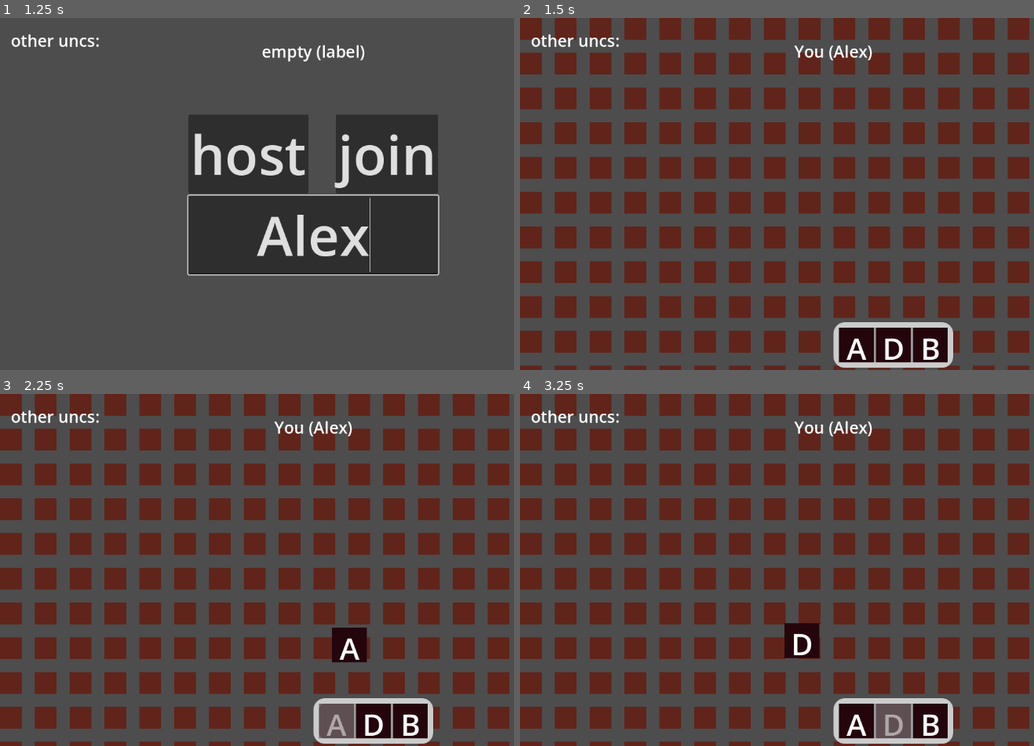
Above: before the commit, frames 1-4 (two rows, left to right).
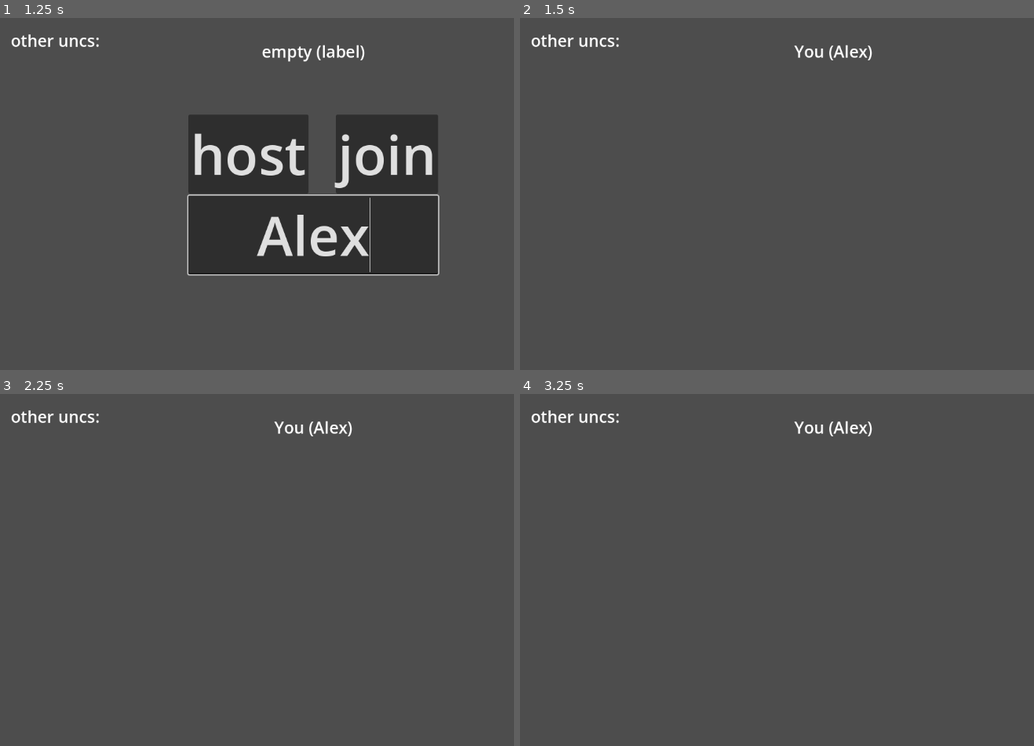
Above: after the commit, the same moments.

Repository: generallyy/bananagrams
Game: Godot game, scene res://scenes/Main.tscn
Two runs of this game, one before a commit and one after it. Both use one fixed random seed, a clock stepped at 60 frames per second and the inputs below.
Inputs (mouse positions are in pixels of both pictures, inside the frame that each line leads up to):
- Up to frame 1 (1.25 s): click (313, 236) at 0.52 s; type "Alex" at 0.6 s
- Up to frame 2 (1.5 s): click "host" at 1.25 s
- Up to frame 3 (2.25 s): tap Enter at 2 s; drag from (334, 721) to (375, 492) at 2.02 s
- Up to frame 4 (3.25 s): drag from (895, 721) to (802, 640) at 2.77 s

Frame 1 is identical in both runs. In frame 2, 42% of the frame differs, in the area x 0-100%, y 0-100%; in frame 3, 42%; in frame 4, 42%.

Commit message:
we still have problems but whatever
major refactoring is coming

Diff:
--- a/scenes/Cell.tscn
+++ b/scenes/Cell.tscn
@@ -8,6 +8,7 @@
 script = ExtResource("1_br3w8")
 
 [node name="ColorRect" type="ColorRect" parent="."]
+layout_mode = 0
 offset_right = 40.0
 offset_bottom = 40.0
 color = Color(0.377688, 0.1415, 0.10286, 1)
--- a/scripts/Cell.gd
+++ b/scripts/Cell.gd
@@ -5,7 +5,7 @@
 func _can_drop_data(_pos, data):
 	return data.has("letter")
 
-func _drop_data(pos, data):
+func _drop_data(_pos, data):
 	var cell_pos = Vector2i(position / board.cell_size)
 	var tile = data["source"]
 	tile.get_parent().remove_child(tile)
--- a/scripts/Main.gd
+++ b/scripts/Main.gd
@@ -1,3 +1,4 @@
+# Main
 extends Control
 
 var peer = ENetMultiplayerPeer.new()
@@ -32,17 +33,18 @@
 # things that both host and client must do.
 func on_join_setup():
 	start_menu.visible = false
-	multiplayer.peer_connected.connect(_add_player)
-	multiplayer.peer_disconnected.connect(_on_player_disconnected)
+	if not multiplayer.peer_connected.is_connected(_add_player):
+		multiplayer.peer_connected.connect(_add_player)
+	if not multiplayer.peer_disconnected.is_connected(_on_player_disconnected):
+		multiplayer.peer_disconnected.connect(_on_player_disconnected)
+
+	var my_id = peer.get_unique_id()
+	_add_player(my_id)  # So your own board appears!
 
 	multiplayer.multiplayer_peer = peer
 
 	var player_name = name_field.text.strip_edges()
 	send_name_to_host(player_name)
-
-	var my_id = multiplayer.get_unique_id()
-	_add_player(my_id)  # So your own board appears!
-
 
 
 func update_player_ui():
@@ -71,22 +73,40 @@
 	return player_names.get(a, "").to_lower() < player_names.get(b, "").to_lower()
 
 func _add_player(id = 1):
+	print("----------------- ADDING PLAYER ------------------")
+	if has_node(str(id)):
+		print("Player %d already added; skipping" % id)
+		return
+	print("++ Adding Player %d (mine? %s)" % [id, id == multiplayer.get_unique_id()])
+
+
 	var player = player_scene.instantiate()
 	player.name = str(id)
-	call_deferred("add_child", player)
+	if id == multiplayer.get_unique_id():
+		player.set_multiplayer_authority(id)  # ✅ before add_child
+	call_deferred("_finalize_add_player", player, id)
 
 	# If I'm the host and this is not me, send all existing names to the new guy
+	#bug fix#
+	# this is so that the player only creates the board for himself.
+	#if multiplayer.is_server() and id != multiplayer.get_unique_id():
+		#for other_id in player_names.keys():
+			#if other_id != id:
+				#broadcast_name_to_all.rpc_id(id, other_id, player_names[other_id])  # tell the new player
+	#update_player_ui()
+
+func _finalize_add_player(player, id):
+	add_child(player)
+	await get_tree().process_frame
+
+	# Send name sync info from host to new peer
 	if multiplayer.is_server() and id != multiplayer.get_unique_id():
 		for other_id in player_names.keys():
-			broadcast_name_to_all.rpc_id(id, other_id, player_names[other_id])  # tell the new player
+			if other_id != id:
+				broadcast_name_to_all.rpc_id(id, other_id, player_names[other_id])
 
 	update_player_ui()
 
-	# this is so that the player only creates the board for himself.
-	print("this happens right")
-	if id == multiplayer.get_unique_id():
-		print("hello? hellooo?")
-		player.create_board()
 
 @rpc("any_peer")
 func send_name_to_host(player_name: String):
--- a/scripts/PlayerBoard.gd
+++ b/scripts/PlayerBoard.gd
@@ -4,7 +4,7 @@
 var board_state := {}  # Dictionary with Vector2i -> letter
 
 var zoom_level := 1.0
-var grid_size := 15  # visible range
+var grid_size := 1  # visible range
 var cell_size := 64  # pixel size
 
 var is_dragging := false
@@ -16,6 +16,7 @@
 @onready var tile_rack: Control = get_parent().get_node("TileRack")
 
 func _ready():
+	print("player board owned by: %s | Am I authority? %s" % [get_multiplayer_authority(), is_multiplayer_authority()])
 	draw_visible_grid(Vector2i(0, 0), grid_size)
 
 	# THIS IS VERY TEMPORARY OKAY
@@ -23,12 +24,12 @@
 	tile_rack.add_tile("D")
 	tile_rack.add_tile("B")
 
-func draw_visible_grid(center: Vector2i, range: int):
+func draw_visible_grid(center: Vector2i, tile_range):
 	queue_free_children(grid_root)
 
-	for x in range * 2:
-		for y in range * 2:
-			var pos = center + Vector2i(x - range, y - range)
+	for x in tile_range * 2:
+		for y in tile_range * 2:
+			var pos = center + Vector2i(x - tile_range, y - tile_range)
 
 			var cell = cell_scene.instantiate()
 			cell.board = self
--- a/scripts/Tile.gd
+++ b/scripts/Tile.gd
@@ -17,6 +17,8 @@
 		## Optional: update label if you have one
 	if has_node("CenterContainer/Label"):
 		$CenterContainer/Label.text = letter
+
+
 
 func _get_drag_data(_at_position: Vector2) -> Variant:
 	Input.mouse_mode = Input.MOUSE_MODE_HIDDEN
@@ -50,6 +52,8 @@
 
 
 func _gui_input(event):
+	if not is_multiplayer_authority():
+		return	# only the controlling peer can cook
 	if event is InputEventMouseButton and event.pressed and event.button_index == MOUSE_BUTTON_LEFT:
 		#set_drag_preview(duplicate())
 		mouse_default_cursor_shape = Control.CURSOR_DRAG
--- a/scripts/TileRack.gd
+++ b/scripts/TileRack.gd
@@ -1,12 +1,28 @@
 extends Control
 
 @onready var tile_container: HBoxContainer = $PanelContainer/HBoxContainer
+
+func _ready():
+	print("TileRack owned by: %s | Am I authority? %s" % [get_multiplayer_authority(), is_multiplayer_authority()])
 
 func add_tile(letter: String):
 	var tile = preload("res://scenes/Tile.tscn").instantiate()
 	tile.letter = letter
 	#move_to_front()
+
 	tile_container.add_child(tile)
+	tile.set_multiplayer_authority(multiplayer.get_unique_id())
+
+	#await get_tree().process_frame
+
+
+	print("Tile owned by: %s | My ID: %s | Am I authority? %s" % [
+		tile.get_multiplayer_authority(),
+		multiplayer.get_unique_id(),
+		tile.is_multiplayer_authority()
+	])
+
+
 
 func remove_tile(tile: Node):
 	if tile.get_parent() == tile_container:
--- a/scripts/player.gd
+++ b/scripts/player.gd
@@ -3,15 +3,27 @@
 
 const SPEED = 300.0
 const JUMP_VELOCITY = -400.0
+signal player_ready
 
 @onready var info_label = $Label
 
+func _ready():
+	# Called after the node is fully added to the scene tree
+	emit_signal("player_ready")
+	print("Player owned by: %s | Am I authority? %s" % [get_multiplayer_authority(), is_multiplayer_authority()])
+	if is_multiplayer_authority():
+		create_board()
+
 func create_board():
 	var tile_rack = preload("res://scenes/TileRack.tscn").instantiate()
+	tile_rack.set_multiplayer_authority(get_multiplayer_authority())  # 👈 this
 	add_child(tile_rack)
+
 	var board = preload("res://scenes/PlayerBoard.tscn").instantiate()
+	board.set_multiplayer_authority(get_multiplayer_authority())  # 👈 and this
 	add_child(board)
 
 
 func _enter_tree():
+	print(">> Player %s entering tree" % name)
 	set_multiplayer_authority(name.to_int())
